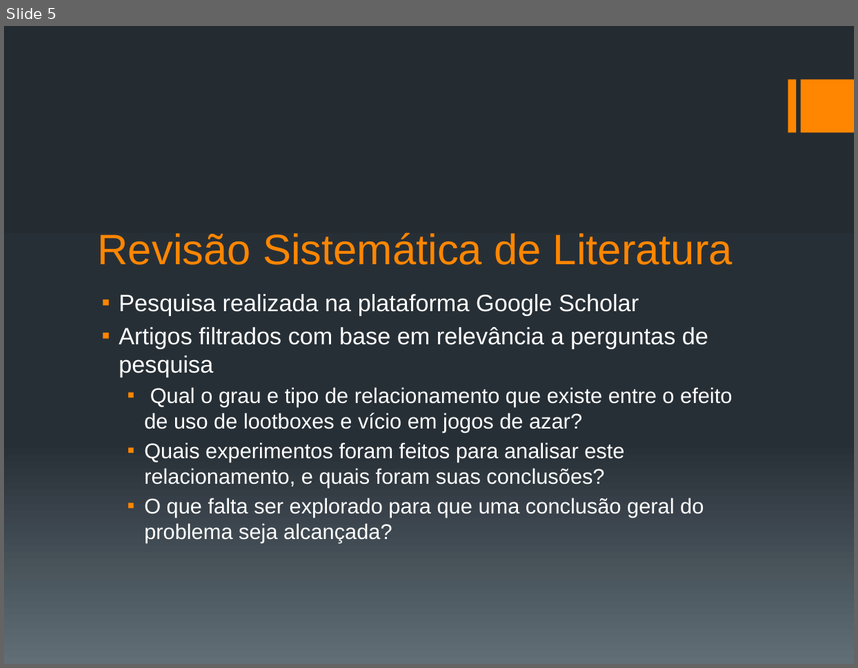
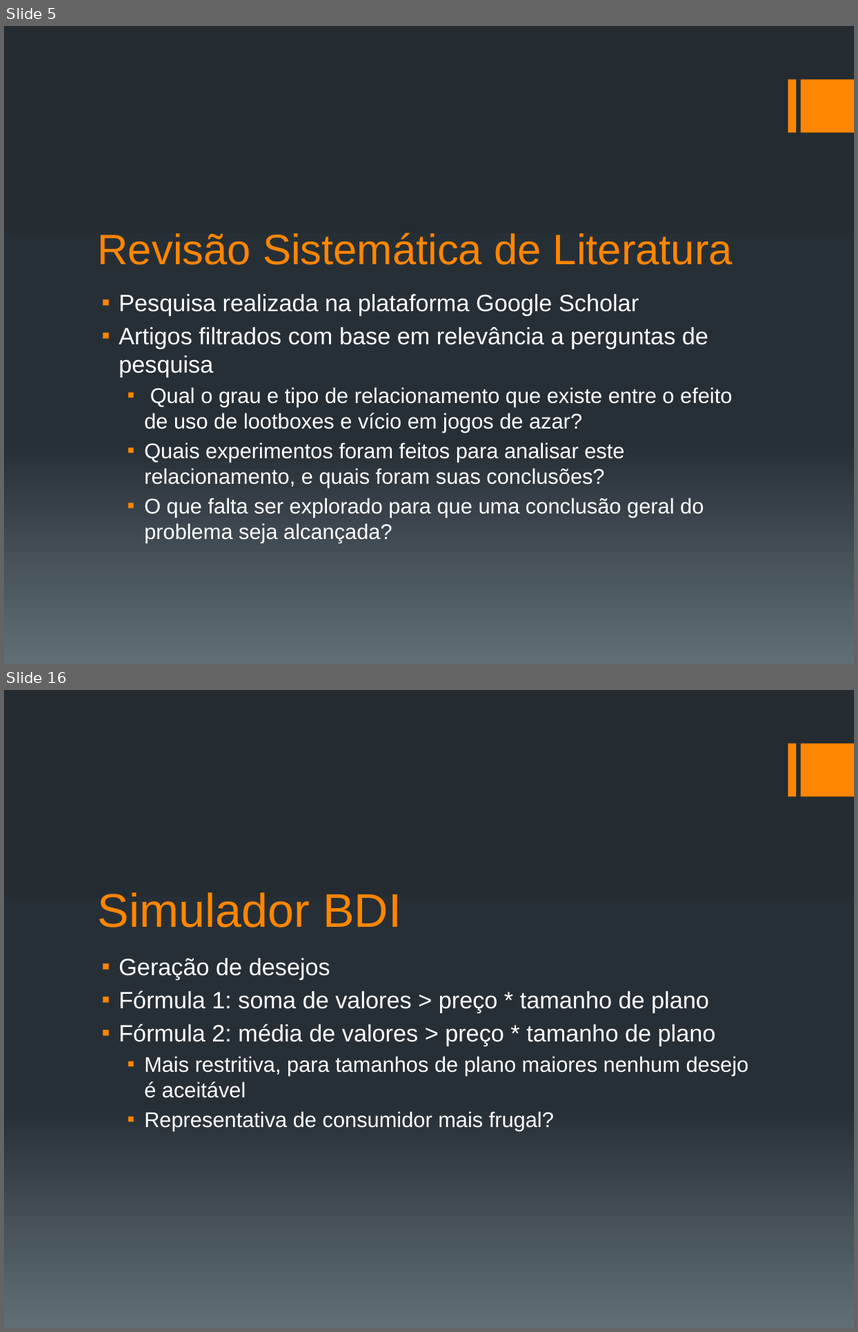
Before and after one commit to BurningBagel/TCCSimulator, a slide deck: ApresentaçãoTCC.pptx. Shown one above the other, each under a label of ours: slide 5 before the commit, slides 5 and 16 after it; the slides between them are not shown. The pictures are 858x668 and 858x1332 pixels, drawn with LibreOffice and Linux fonts; fonts in the diff are those of the drawing. Boxes give left, top, right and bottom in pixels: in the first picture for what was removed or moved away, otherwise in the second. Text is boxed around its words. In the diff, an @@ line names an element or a change of style, - is before the commit and + after.

```diff
--- a/ApresentaçãoTCC.pptx
+++ b/ApresentaçãoTCC.pptx
@@ slide 16 added at <box>4,690,854,1328</box>, background gradient #242C33 to #273037 to #636D76; not listed: 2 template elements that a slide beside it also shows @@
@@ title added at <box>98,892,401,927</box>, 40 pt, text #FF8600 @@
+Simulador BDI
@@ text added at <box>119,958,749,1130</box>, 20 pt, text #FFFFFF @@
+▪ Geração de desejos
+▪ Fórmula 1: soma de valores > preço * tamanho de plano
+▪ Fórmula 2: média de valores > preço * tamanho de plano
+  ▪ Mais restritiva, para tamanhos de plano maiores nenhum desejo é aceitável
+  ▪ Representativa de consumidor mais frugal?
```
Also in this commit, not shown: 1 slide changed, 22 other slides added, 29 other files.
